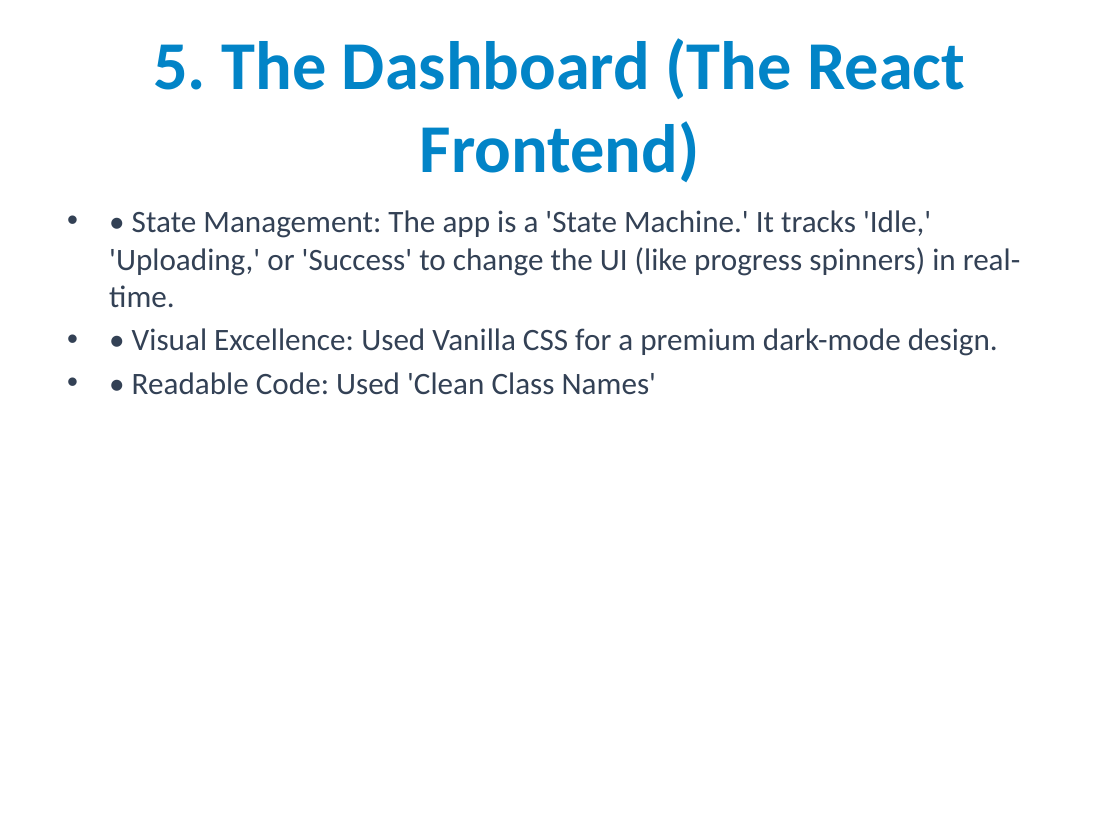
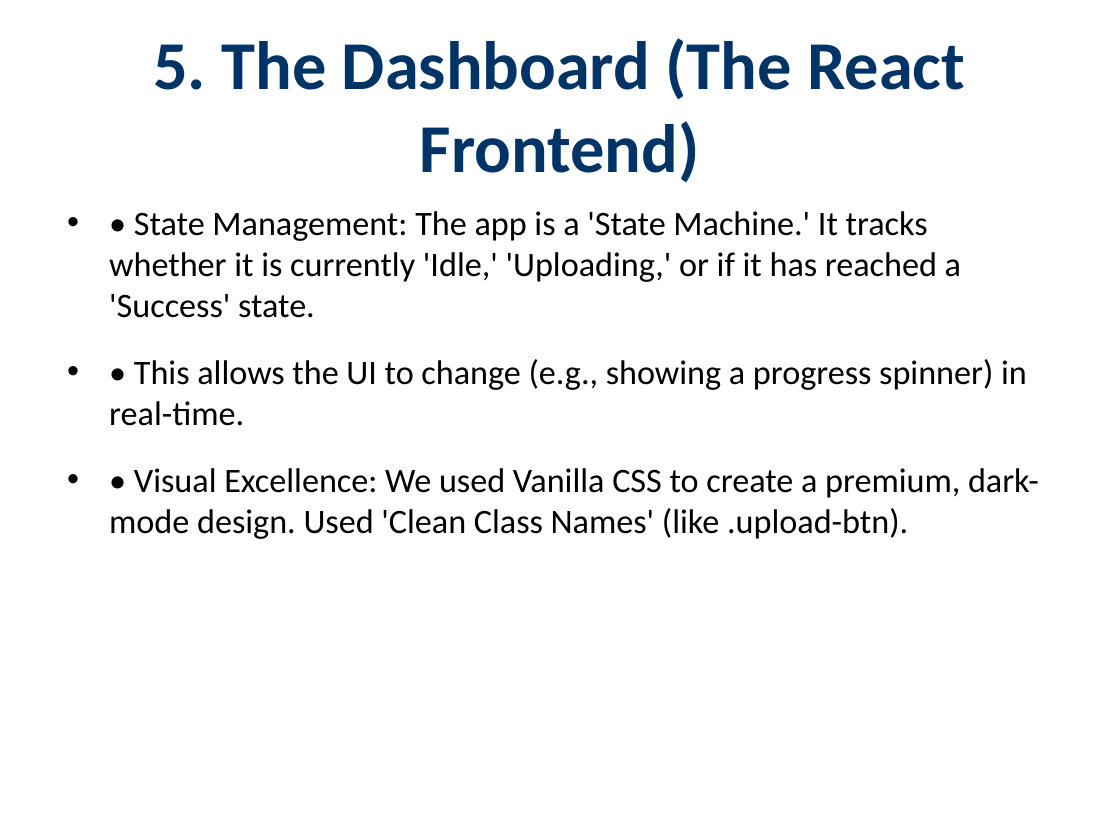
Before and after one commit to Breacher-0/AWS-EC2-local-testing-and-simulation, a slide deck: slide 10 of Ahmed_Khalil_Validation_Demo.pptx. Drawn at 1120x840 pixels with LibreOffice and Linux fonts; fonts in the diff are those of the drawing. Boxes give left, top, right and bottom in pixels: in the first picture for what was removed or moved away, otherwise in the second. Text is boxed around its words. In the diff, an @@ line names an element or a change of style, - is before the commit and + after.

Commit message:
Final cleanup: Fix PPT generation and remove all traces of Playwright

```diff
--- a/Ahmed_Khalil_Validation_Demo.pptx
+++ b/Ahmed_Khalil_Validation_Demo.pptx
@@ title "5. The Dashboard (The React ..." at [153,38,965,182]: text colour #0284C7 to #003366 @@
@@ text at [109,211,1039,539]: text changed; size 20 to 22 pt; text colour #334155 to #000000 @@
-• • State Management: The app is a 'State Machine.' It tracks 'Idle,' 'Uploading,' or 'Success' to change the UI (like progress spinners) in real-time.
-• • Visual Excellence: Used Vanilla CSS for a premium dark-mode design.
-• • Readable Code: Used 'Clean Class Names'
+• • State Management: The app is a 'State Machine.' It tracks whether it is currently 'Idle,' 'Uploading,' or if it has reached a 'Success' state.
+• • This allows the UI to change (e.g., showing a progress spinner) in real-time.
+• • Visual Excellence: We used Vanilla CSS to create a premium, dark-mode design. Used 'Clean Class Names' (like .upload-btn).
```
Also in this commit, not shown: 13 other slides changed, 1 other file.
